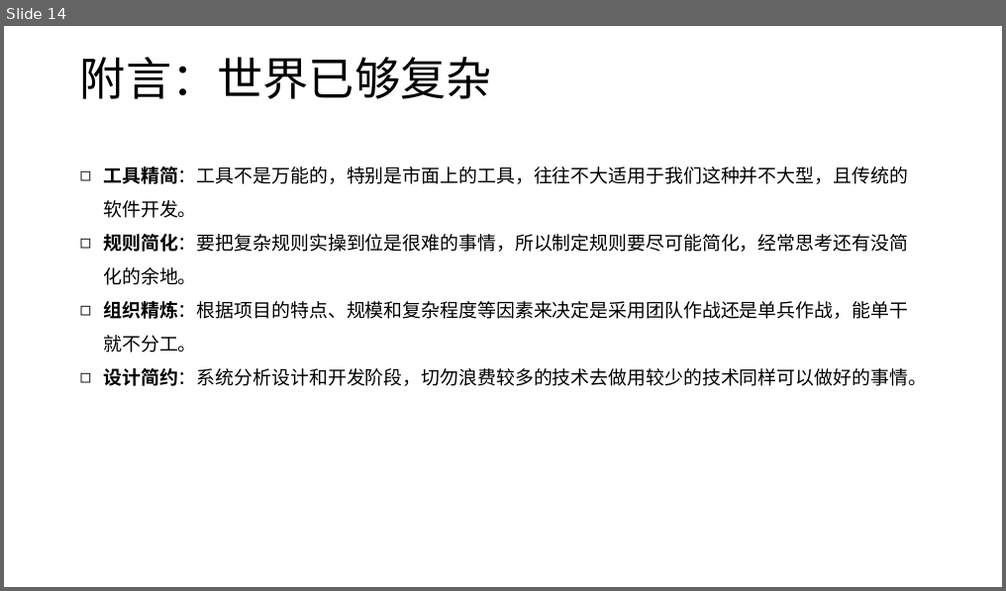
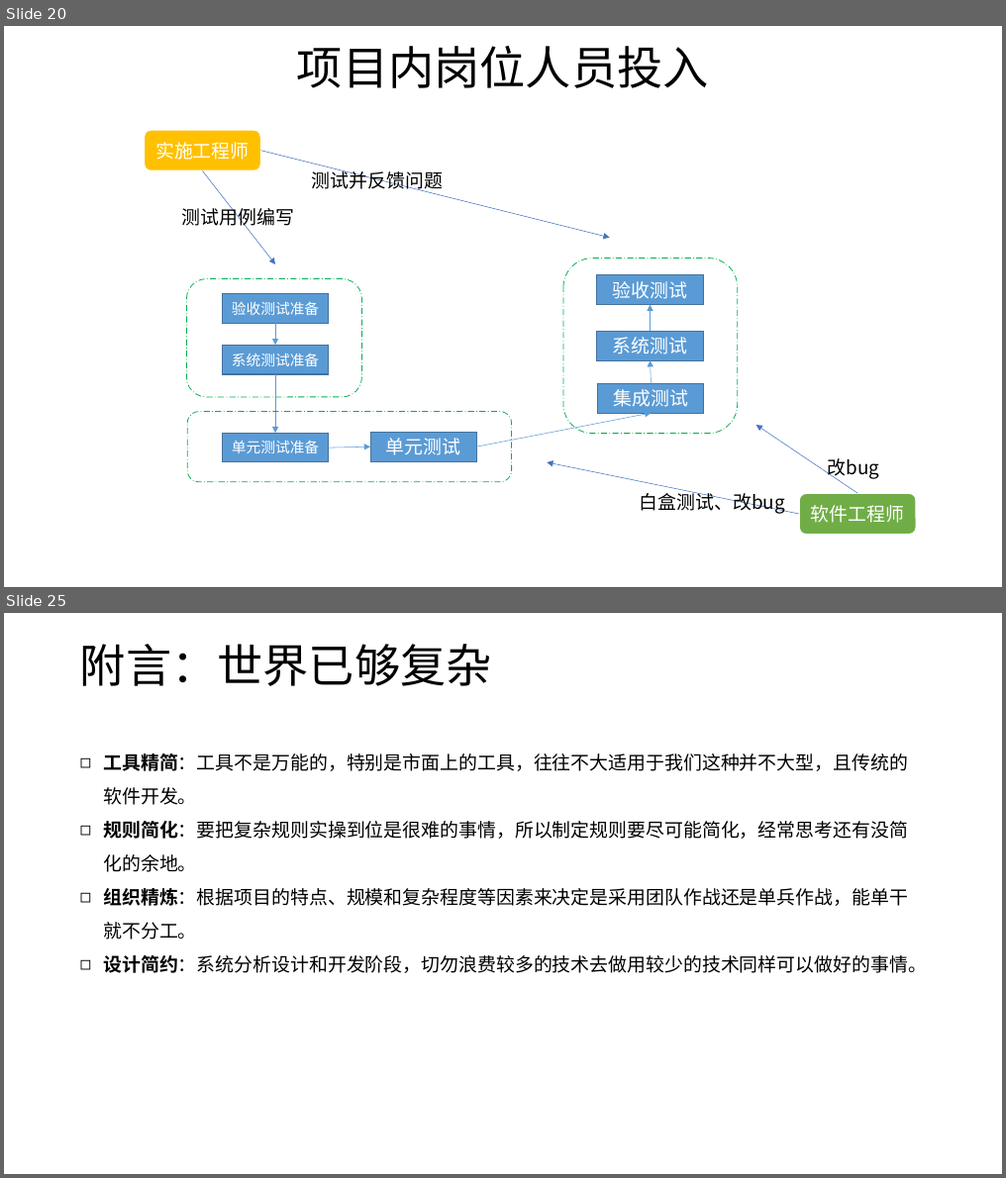
Before and after one commit to phenixiii/software-engineering-technology, a slide deck: ISO/作业指导书/00软件实现和服务提供作业指导书.pptx. Shown one above the other, each under a label of ours: slide 14 before the commit, slides 20 and 25 after it; the slides between them are not shown. The pictures are 1006x591 and 1006x1178 pixels, drawn with LibreOffice and Linux fonts; fonts in the diff are those of the drawing. Boxes give left, top, right and bottom in pixels: in the first picture for what was removed or moved away, otherwise in the second. Text is boxed around its words. In the diff, an @@ line names an element or a change of style, - is before the commit and + after.

```diff
--- a/ISO/作业指导书/00软件实现和服务提供作业指导书.pptx
+++ b/ISO/作业指导书/00软件实现和服务提供作业指导书.pptx
@@ slide 20 added at [4, 26, 1002, 587], background #FFFFFF @@
@@ text added at [297, 46, 709, 88], 44 pt, text #000000 @@
+项目内岗位人员投入
@@ rounded rectangle added at [144, 130, 260, 172], fill #FFC000, outline #FFFFFF 1.5 pt, 18 pt, text #FFFFFF @@
+实施工程师
@@ arrow added from (202, 172) to (275, 265), #4472C4 0.5 pt @@
@@ arrow added from (260, 151) to (610, 238), #4472C4 0.5 pt @@
@@ text added at [312, 169, 443, 193], 18 pt, text #000000 @@
+测试并反馈问题
@@ text added at [182, 204, 294, 229], 18 pt, text #000000 @@
+测试用例编写
@@ rounded rectangle added at [563, 258, 737, 433], outline #00B050 0.75 pt dashed @@
@@ rounded rectangle added at [187, 279, 361, 397], outline #00B050 0.75 pt dashed @@
@@ rectangle added at [597, 275, 703, 304], fill #5B9BD5, outline #43739E 1 pt, 18 pt, text #FFFFFF @@
+验收测试
@@ rectangle added at [223, 294, 329, 323], fill #5B9BD5, outline #43739E 1 pt, 14 pt, text #FFFFFF @@
+验收测试准备
@@ arrow added from (650, 332) to (650, 305), #5B9BD5 0.5 pt @@
@@ rectangle added at [223, 345, 329, 374], fill #5B9BD5, outline #43739E 1 pt, 14 pt, text #FFFFFF @@
+系统测试准备
@@ arrow added from (275, 323) to (275, 345), #5B9BD5 0.5 pt @@
@@ rectangle added at [597, 332, 703, 361], fill #5B9BD5, outline #43739E 1 pt, 18 pt, text #FFFFFF @@
+系统测试
@@ arrow added from (275, 374) to (275, 433), #5B9BD5 0.5 pt @@
@@ arrow added from (650, 383) to (650, 361), #5B9BD5 0.5 pt @@
@@ rounded rectangle added at [187, 411, 512, 482], outline #00B050 0.75 pt dashed @@
@@ rectangle added at [598, 383, 705, 413], fill #5B9BD5, outline #43739E 1 pt, 18 pt, text #FFFFFF @@
+集成测试
@@ rectangle added at [223, 433, 329, 463], fill #5B9BD5, outline #43739E 1 pt, 14 pt, text #FFFFFF @@
+单元测试准备
@@ rectangle added at [371, 433, 477, 462], fill #5B9BD5, outline #43739E 1 pt, 18 pt, text #FFFFFF @@
+单元测试
@@ arrow added from (476, 447) to (650, 413), #5B9BD5 0.5 pt @@
@@ arrow added from (858, 494) to (756, 425), #4472C4 0.5 pt @@
@@ arrow added from (328, 448) to (371, 447), #5B9BD5 0.5 pt @@
@@ arrow added from (799, 514) to (547, 463), #4472C4 0.5 pt @@
@@ text added at [828, 459, 880, 479], 18 pt, text #000000 @@
+改bug
@@ text added at [640, 490, 785, 514], 18 pt, text #000000 @@
+白盒测试、改bug
@@ rounded rectangle added at [799, 494, 916, 535], fill #70AD47, outline #FFFFFF 1.5 pt, 18 pt, text #FFFFFF @@
+软件工程师
@@ what was slide 14 is now slide 25 @@
```
Also in this commit, not shown: 12 slides changed, 10 other slides added, 2 other files.
